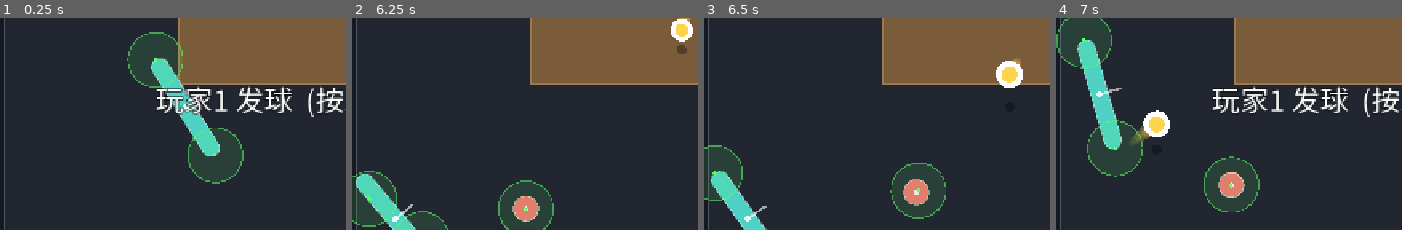
Above: before the commit, frames 1-4 (left to right).
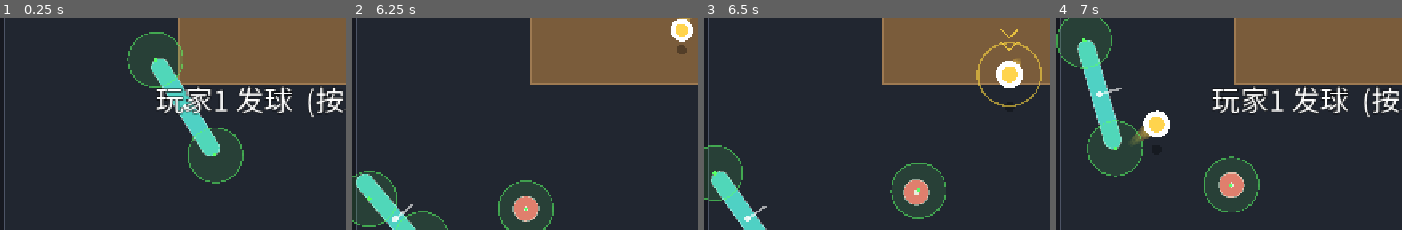
Above: after the commit, the same moments.

Repository: shuperidou/BMA-Arena
Game: Godot game, scene res://scenes/Main.tscn
Two runs of this game, one before a commit and one after it. Both use one fixed random seed, a clock stepped at 60 frames per second and the inputs below.
Inputs (mouse positions are % of the whole screen's width and height, from its top left):
- Up to frame 1 (0.25 s): no input
- Up to frame 2 (6.25 s): tap Enter at 0.5 s; move the mouse to (82, 46) at 0.52 s; hold D 0.53-1.25 s; tap 2 at 0.6 s; click (82, 46) at 0.67 s; tap Space at 0.77, 2.75, 3.77 s; drag from (34, 57) to (51, 72) at 1.27 s; move the mouse to (68, 28) at 2.02 s; hold D 2.03-2.75 s; tap 4 at 2.1 s; drag from (51, 72) to (22, 35) at 2.77 s; move the mouse to (91, 67) at 3.52 s; hold A 3.53-4.25 s; tap 6 at 3.6 s; drag from (22, 35) to (39, 25) at 4.27 s; move the mouse to (62, 51) at 5.02 s; hold S 5.03-5.75 s; tap 8 at 5.1 s; click (62, 51) at 5.17 s; drag from (39, 25) to (34, 57) at 5.77 s
- Up to frame 3 (6.5 s): no input
- Up to frame 4 (7 s): move the mouse to (82, 46) at 6.52 s; hold W from 6.53 s (still down); tap R at 6.6 s; tap Space at 6.77 s
The pictures show only the part of the screen within x 14-64%, y 28-78%; the shares and areas given below are measured in that part.

Frames 1-2 are identical in both runs. In frame 3, 0.6% of the frame differs, in the area x 78-98%, y 5-42%; in frame 4, nothing differs.

Commit message:
feat(P4 v1): size cost only for player (AI unaffected); shape thumbnail per candidate; <=1 category-change candidate; AI test-battle (双方AI对打N秒看球风, 不评分); T8e

Diff:
--- a/scripts/autoload/game_config.gd
+++ b/scripts/autoload/game_config.gd
@@ -99,6 +99,7 @@
 var mutation_size_max: float = 1.25     ## 变异后大小上限
 var size_move_exponent: float = 0.55    ## 体型→移动速度代价: speed ∝ size^(-此指数)
 var size_turn_exponent: float = 0.45    ## 体型→转身速度代价: turn  ∝ size^(-此指数)
+var ai_test_seconds: float = 5.0        ## P4"试战"时长(秒): 应用候选后双方AI对打一小段给玩家看
 
 func player_shape_count() -> int:
 	return 4
@@ -227,8 +228,8 @@
 
 ## 扣杀 (smash): 球够高 + 力量够 -> vz 向下(大)、水平速度很大; 仍走"先撞墙再落桌"的正常弹射顺序。
 ## 因为 z0 高、vz 向下单调下降, 撞墙点早于落桌点 -> 自然先撞墙。
-var smash_height_min: float = 180.0      ## 触发扣杀的最低球高
-var smash_power_min: float = 0.6         ## 触发扣杀的最低力量 (strength 0..1)
+var smash_height_min: float = 130.0      ## 触发扣杀的最低球高
+var smash_power_min: float = 0.5         ## 触发扣杀的最低力量 (strength 0..1)
 var smash_success_chance: float = 0.9    ## 扣杀成功概率 0~1
 var smash_vz: float = -900.0             ## 扣杀的向下竖直速度 (负值, 越大越快)
 var smash_speed_mult: float = 0.8        ## 扣杀水平速度微调 (>1 更凶, 可能过桌)
--- a/scripts/character/mutation_system.gd
+++ b/scripts/character/mutation_system.gd
@@ -12,13 +12,29 @@
 	count = maxi(count, 2)
 	var out: Array = []
 	out.append(make(GameConfig.player_shape_index, GameConfig.player_size_scale, "保留当前"))
-	for i in range(1, count):
-		var si: int = randi() % maxi(GameConfig.player_shape_count(), 1)
-		var ss: float = clampf(
-			GameConfig.player_size_scale + randf_range(-GameConfig.mutation_size_delta, GameConfig.mutation_size_delta),
-			GameConfig.mutation_size_min, GameConfig.mutation_size_max)
-		out.append(make(si, ss, "候选 %d" % i))
+	# 最多 1 个"换形状类别", 其余都是"同类别·改大小" (不做一堆推倒重来的选项)
+	var n_change: int = 1 if count >= 3 else 0
+	var n_same: int = count - 1 - n_change
+	for i in n_same:
+		out.append(make(GameConfig.player_shape_index, _rand_size(), "同形·变异"))
+	for i in n_change:
+		out.append(make(_rand_other_shape(), _rand_size(), "换形"))
 	return out
+
+static func _rand_size() -> float:
+	return clampf(
+		GameConfig.player_size_scale + randf_range(-GameConfig.mutation_size_delta, GameConfig.mutation_size_delta),
+		GameConfig.mutation_size_min, GameConfig.mutation_size_max)
+
+## 换一个"别的"形状类别 (排除当前)。
+static func _rand_other_shape() -> int:
+	var n: int = GameConfig.player_shape_count()
+	if n <= 1:
+		return 0
+	var si: int = randi() % (n - 1)
+	if si >= GameConfig.player_shape_index:
+		si += 1
+	return si
 
 static func make(shape_index: int, size_scale: float, label: String) -> Dictionary:
 	return {"shape_index": shape_index, "size_scale": size_scale, "name": label}
--- a/scripts/core/main.gd
+++ b/scripts/core/main.gd
@@ -135,6 +135,30 @@
 func open_mutation() -> void:
 	mutation_panel.open()
 
+# --- P4 试战: 应用候选, 双方 AI 打一小段给玩家"看球风" (不评分), 之后回面板 ---
+var _testing: bool = false
+var _test_timer: float = 0.0
+
+func start_test(c: Dictionary) -> void:
+	MutationSystem.apply(c)
+	rebuild_shapes()
+	mutation_panel.close()
+	players[0].ai_enabled = true
+	match_ref.set_solo(false)
+	match_ref.restart()
+	_testing = true
+	_test_timer = GameConfig.ai_test_seconds
+	get_tree().paused = false
+
+func _process(dt: float) -> void:
+	if not _testing:
+		return
+	_test_timer -= dt
+	if _test_timer <= 0.0:
+		_testing = false
+		players[0].ai_enabled = debug_mode == 3
+		mutation_panel.open()
+
 func _apply_debug_mode() -> void:
 	var solo: bool = debug_mode == 1
 	var omni: bool = debug_mode == 2
--- a/scripts/player/player_controller.gd
+++ b/scripts/player/player_controller.gd
@@ -78,12 +78,16 @@
 func _shape_half() -> float:
 	return GameConfig.player_shape_half()
 
-## P4 体型代价: 移动速度倍率 (越大越慢)。
+## P4 体型代价: 移动速度倍率 (越大越慢)。只作用玩家(索引1), AI 不继承玩家变异。
 func _size_speed_mult() -> float:
+	if player_index != 1:
+		return 1.0
 	return pow(maxf(GameConfig.player_size_scale, 0.05), -GameConfig.size_move_exponent)
 
-## P4 体型代价: 转身速度倍率 (越大越难转)。
+## P4 体型代价: 转身速度倍率 (越大越难转)。只作用玩家(索引1)。
 func _size_turn_mult() -> float:
+	if player_index != 1:
+		return 1.0
 	return pow(maxf(GameConfig.player_size_scale, 0.05), -GameConfig.size_turn_exponent)
 
 ## 重建碰撞多边形 + 判定区间距 (换形状时调用)。
--- a/scripts/tools/control_test.gd
+++ b/scripts/tools/control_test.gd
@@ -192,6 +192,11 @@
 			ok_range = false
 	_check("T8a 候选数 + 含'保留当前'", ok_cnt and ok_keep, "n=%d" % cands.size())
 	_check("T8b 候选大小在范围内", ok_range, "[%.2f,%.2f]" % [GameConfig.mutation_size_min, GameConfig.mutation_size_max])
+	var n_change: int = 0
+	for i in range(1, cands.size()):
+		if int(cands[i].shape_index) != GameConfig.player_shape_index:
+			n_change += 1
+	_check("T8e 换形状类别 <=1", n_change <= 1, "change=%d" % n_change)
 	MutationSystem.apply(MutationSystem.make(0, 1.2, "t"))
 	_check("T8c 应用候选后当前身体更新",
 		GameConfig.player_shape_index == 0 and absf(GameConfig.player_size_scale - 1.2) < 0.001,
--- a/scripts/ui/mutation_panel.gd
+++ b/scripts/ui/mutation_panel.gd
@@ -77,12 +77,32 @@
 	_cands = MutationSystem.generate()
 	for i in _cands.size():
 		var c: Dictionary = _cands[i]
-		var btn := Button.new()
-		btn.text = "  [%d]  %s" % [i + 1, MutationSystem.describe(c)]
-		btn.alignment = HORIZONTAL_ALIGNMENT_LEFT
-		_font(btn, 20)
-		btn.pressed.connect(_pick.bind(c))
-		_list.add_child(btn)
+		var row := HBoxContainer.new()
+		row.add_theme_constant_override("separation", 12)
+		var prev := ShapePreview.new()
+		prev.setup(int(c.shape_index), float(c.size_scale))
+		row.add_child(prev)
+		var lab := Label.new()
+		lab.text = "[%d] %s · %s" % [i + 1, str(c.get("name", "")), MutationSystem.describe(c)]
+		lab.size_flags_horizontal = Control.SIZE_EXPAND_FILL
+		lab.size_flags_vertical = Control.SIZE_SHRINK_CENTER
+		_font(lab, 19)
+		row.add_child(lab)
+		var pick := Button.new()
+		pick.text = "选"
+		_font(pick, 18)
+		pick.pressed.connect(_pick.bind(c))
+		row.add_child(pick)
+		var test := Button.new()
+		test.text = "试战"
+		_font(test, 18)
+		test.pressed.connect(_test.bind(c))
+		row.add_child(test)
+		_list.add_child(row)
+
+func _test(c: Dictionary) -> void:
+	if main_ref != null and main_ref.has_method("start_test"):
+		main_ref.start_test(c)
 
 func _pick(c: Dictionary) -> void:
 	MutationSystem.apply(c)
--- /dev/null
+++ b/scripts/ui/shape_preview.gd
@@ -0,0 +1,32 @@
+class_name ShapePreview
+extends Control
+## 候选形状略图: 画出形状轮廓, 让玩家"看图选" (变异面板用)。
+## 用固定参考半径归一化 -> 各候选之间的相对大小可见。
+
+var shape_index: int = 0
+var size_scale: float = 1.0
+
+const BASE_MAX_EXTENT: float = 90.0   ## 各形状基准下的最大半径 (纺锤半长 ~90)
+
+func setup(si: int, ss: float) -> void:
+	shape_index = si
+	size_scale = ss
+	custom_minimum_size = Vector2(76, 76)
+	queue_redraw()
+
+func _draw() -> void:
+	var base: PackedVector2Array = GameConfig.player_shape_points(shape_index)
+	if base.size() < 3:
+		return
+	# player_shape_points 已乘了全局 size; 先还原成基准形状, 再按"候选 size"缩放
+	var g: float = maxf(GameConfig.player_size_scale, 0.05)
+	var ref: float = GameConfig.mutation_size_max * BASE_MAX_EXTENT
+	var c: Vector2 = size * 0.5
+	var k: float = (minf(size.x, size.y) * 0.45) / maxf(ref, 1.0)
+	var poly := PackedVector2Array()
+	for p in base:
+		poly.append(c + p * (size_scale / g) * k)
+	draw_colored_polygon(poly, Color(0.31, 0.82, 0.77, 0.5))
+	var outline := poly.duplicate()
+	outline.append(poly[0])
+	draw_polyline(outline, Color(1, 1, 1, 0.65), 1.5)
Not shown, added: scripts/ui/shape_preview.gd.uid
Not shown, changed: ROADMAP.md
